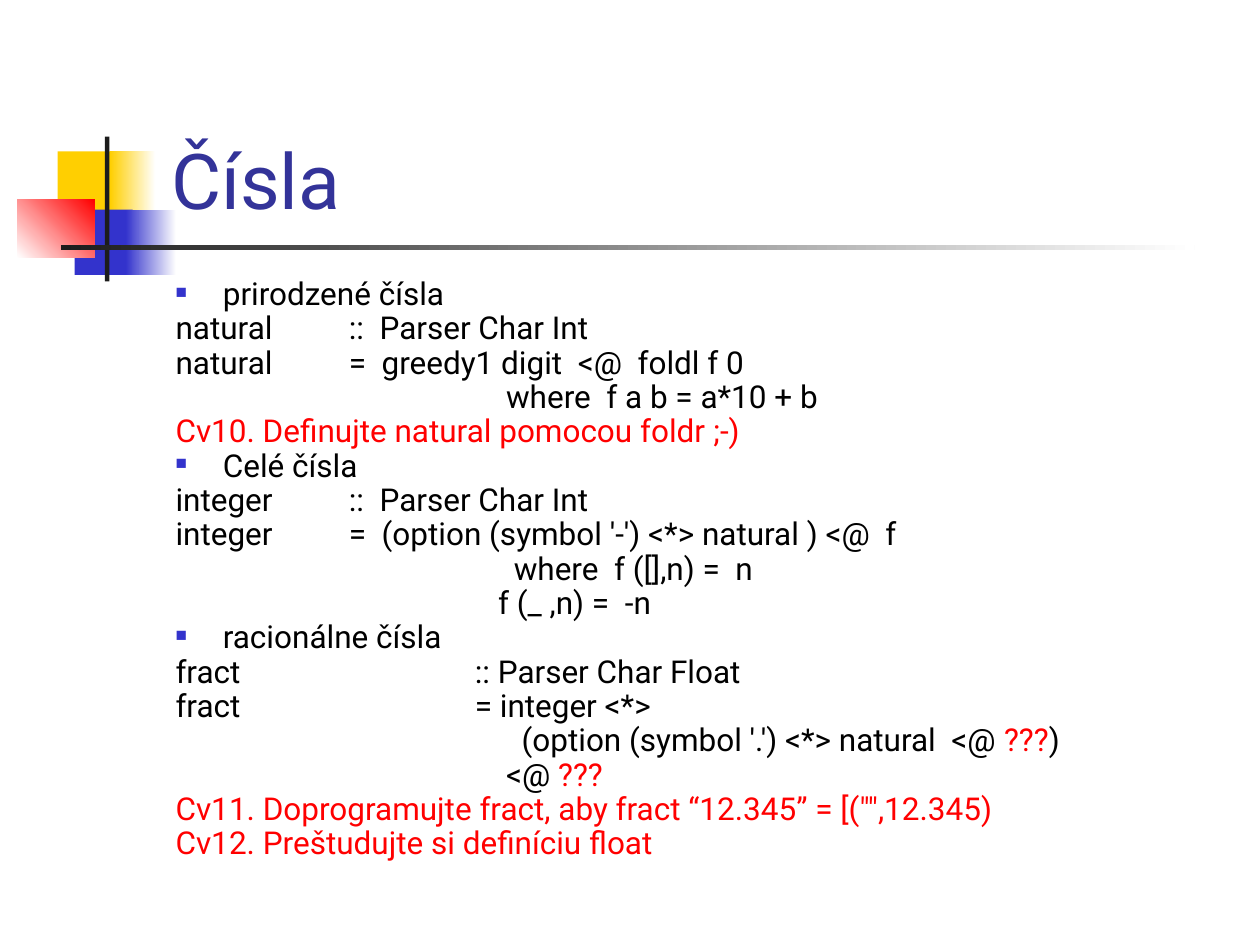
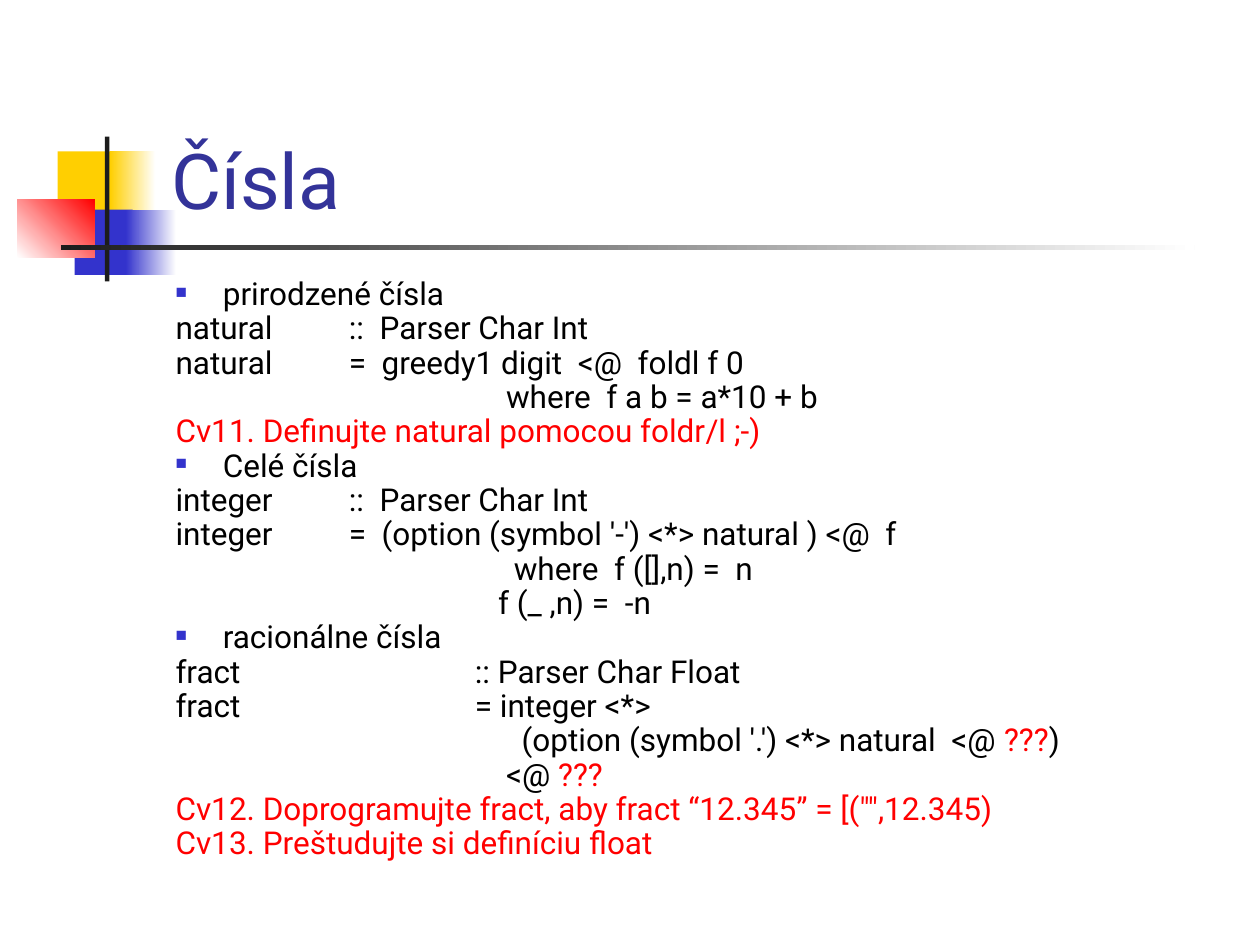
Before and after one commit to Funkcionalne/Prednasky, a slide deck: slide 17 of 09/09_fpro.ppt. Drawn at 1260x945 pixels with LibreOffice and Linux fonts; fonts in the diff are those of the drawing. Boxes give left, top, right and bottom in pixels: in the first picture for what was removed or moved away, otherwise in the second. Text is boxed around its words. In the diff, an @@ line names an element or a change of style, - is before the commit and + after.

```diff
--- a/09/09_fpro.ppt
+++ b/09/09_fpro.ppt
@@ text at (176,418,726,449): text changed @@
-Cv10. Definujte natural pomocou foldr ;-)
+Cv11. Definujte natural pomocou foldr/l ;-)
@@ text at (176,791,992,861): text changed @@
-Cv11. Doprogramujte fract, aby fract “12.345” = [("",12.345)
-Cv12. Preštudujte si definíciu float
+Cv12. Doprogramujte fract, aby fract “12.345” = [("",12.345)
+Cv13. Preštudujte si definíciu float
```
Also in this commit, not shown: 3 other slides changed, 1 slide added, 1 other file.
